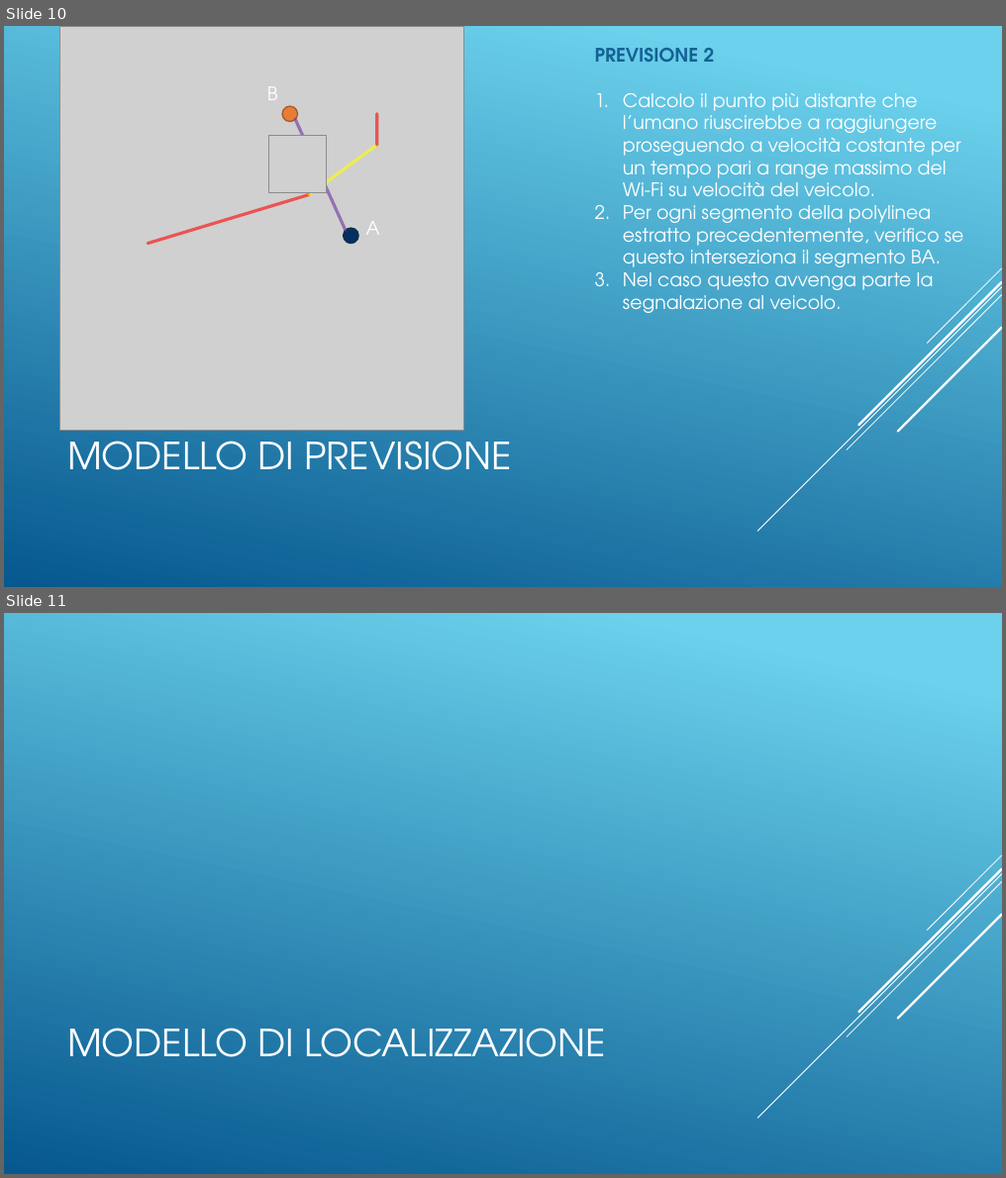
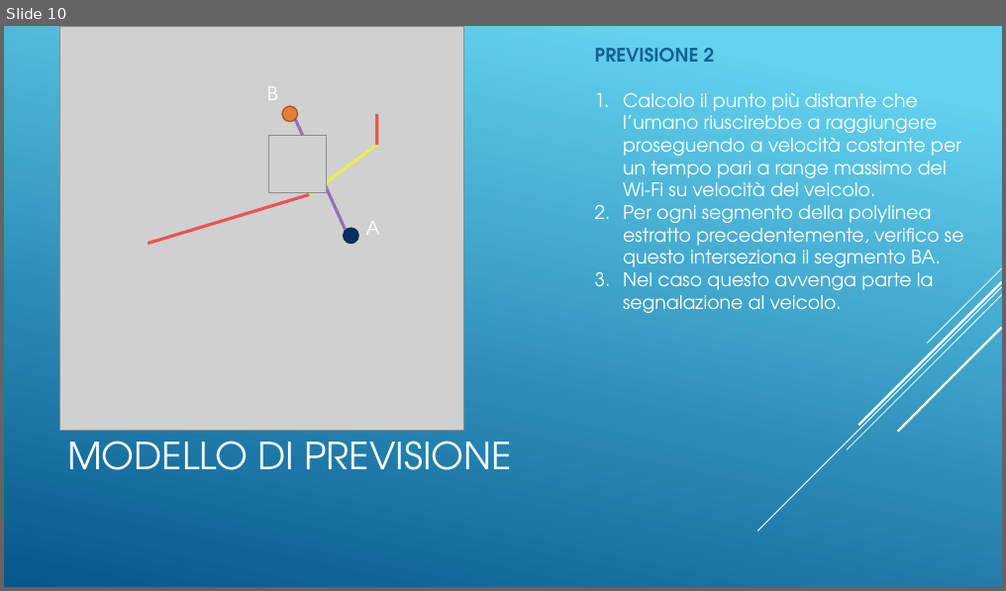
Before and after one commit to Siber93/CarAlertSystem, a slide deck: doc/Vehicles_VS_Humans.pptx. Shown one above the other, each under a label of ours: slides 10 and 11 before the commit, slide 10 after it. The pictures are 1006x1178 and 1006x591 pixels, drawn with LibreOffice and Linux fonts; fonts in the diff are those of the drawing; grey boxes stand for pictures. Boxes give left, top, right and bottom in pixels: in the first picture for what was removed or moved away, otherwise in the second. Text is boxed around its words. In the diff, an @@ line names an element or a change of style, - is before the commit and + after.

```diff
--- a/doc/Vehicles_VS_Humans.pptx
+++ b/doc/Vehicles_VS_Humans.pptx
@@ slide 11 removed at bbox=[4, 613, 1002, 1174], background gradient #6ED2EB to #06588E; not listed: 5 template elements that a slide beside it also shows @@
@@ title removed at bbox=[67, 1028, 606, 1058] @@
-MODELLO DI LOCALIZZAZIONE
@@ slide 10 changed as well @@
@@ background gradient #6ED2EB to #06588E to gradient #62D2EF to #05578D @@
```
Also in this commit, not shown: 11 other slides changed, 5 slides added, 1 other slide removed.
